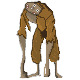
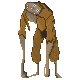
Two versions of the same layered image (80 x 80). Layer-by-layer changes:
painted on "괴물-가만히 서있는 모습" over (16, 0, 63, 79)
